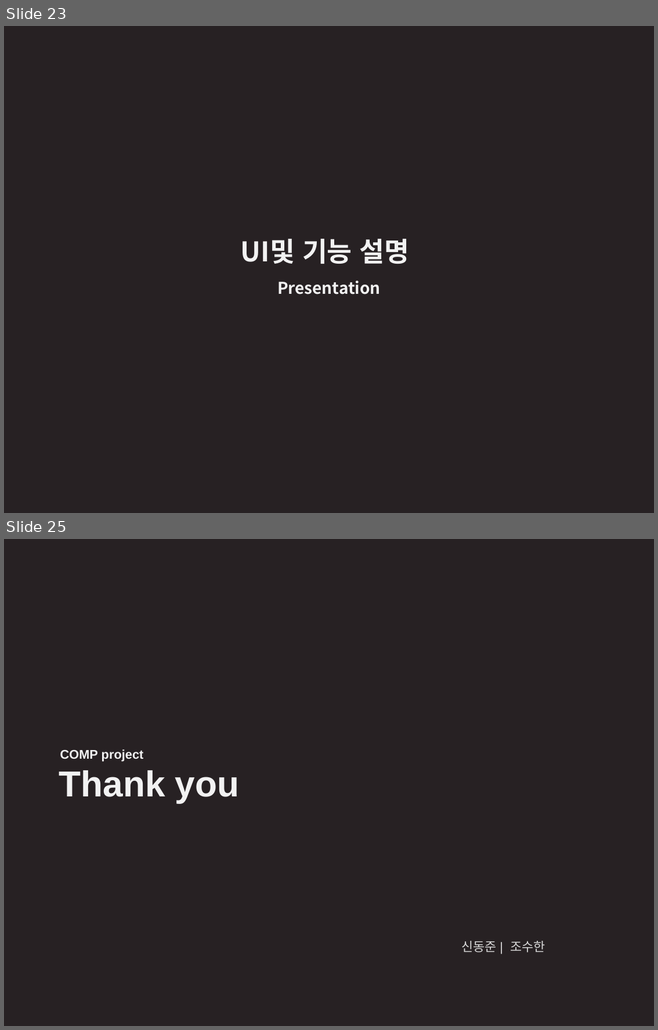
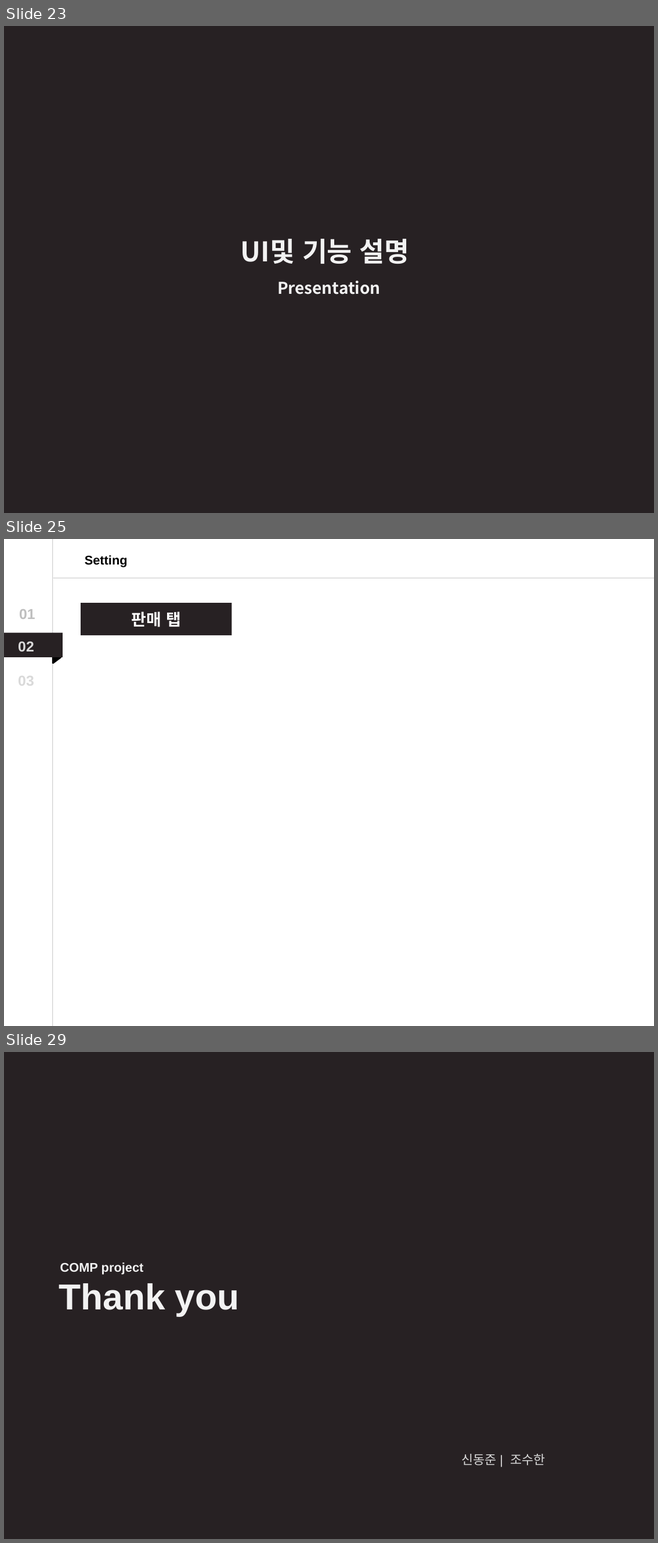
Before and after one commit to Dong-Jun-Shin/COMP_project, a slide deck: Document/DOC_source/ppt/pptTemp.pptx. Shown one above the other, each under a label of ours: slides 23 and 25 before the commit, slides 23, 25 and 29 after it; the slides between them are not shown. The pictures are 658x1030 and 658x1543 pixels, drawn with LibreOffice and Linux fonts; fonts in the diff are those of the drawing. Boxes give left, top, right and bottom in pixels: in the first picture for what was removed or moved away, otherwise in the second. Text is boxed around its words. In the diff, an @@ line names an element or a change of style, - is before the commit and + after.

```diff
--- a/Document/DOC_source/ppt/pptTemp.pptx
+++ b/Document/DOC_source/ppt/pptTemp.pptx
@@ slide 25 added at bbox=[4, 539, 654, 1026], background #FFFFFF @@
@@ line added from (53, 539) to (53, 1026), #A6A6A6 0.75 pt @@
@@ text added at bbox=[85, 555, 128, 567], 14 pt, text #000000, bold @@
+Setting
@@ line added from (654, 578) to (53, 578), #A6A6A6 0.75 pt @@
@@ rectangle added at bbox=[81, 603, 231, 635], fill #272123, 18 pt, text #FFFFFF, bold @@
+판매 탭
@@ text added at bbox=[19, 609, 35, 619], 16 pt, text #BFBFBF, bold @@
+01
@@ rectangle added at bbox=[4, 632, 63, 657], fill #272123 @@
@@ text added at bbox=[18, 641, 34, 652], 16 pt, text #D9D9D9, bold @@
+02
@@ right triangle added at bbox=[53, 657, 61, 663], fill #000000, outline #000000 2 pt @@
@@ text added at bbox=[18, 673, 34, 689], 16 pt, text #D9D9D9, bold @@
+03
@@ what was slide 25 is now slide 29 @@
```
Also in this commit, not shown: 1 slide changed, 4 other slides added, 1 slide removed, 11 other files.
